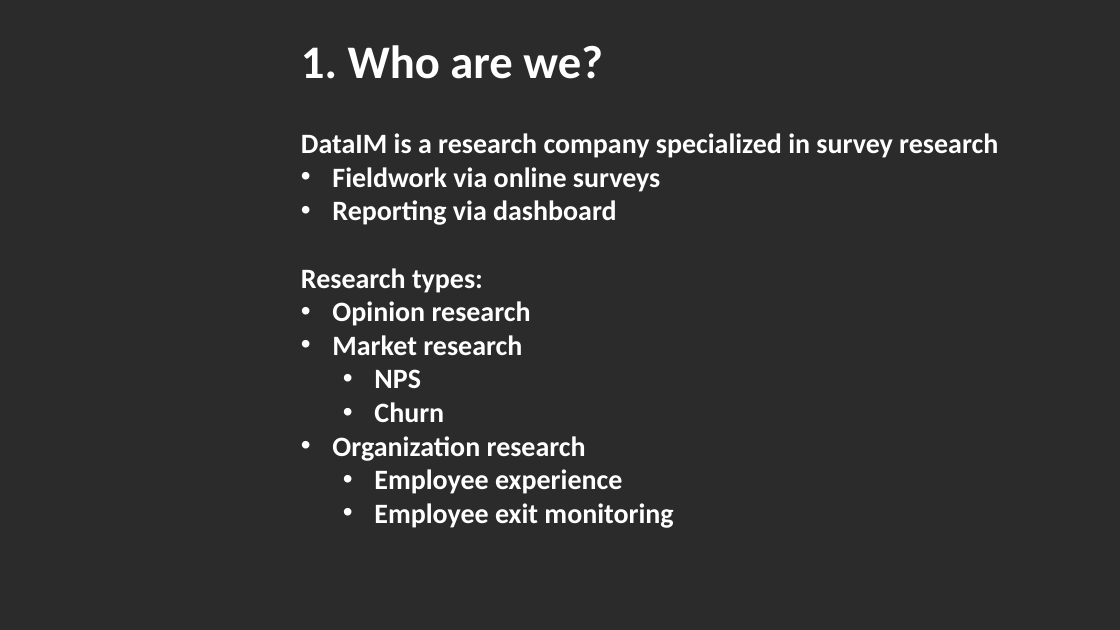
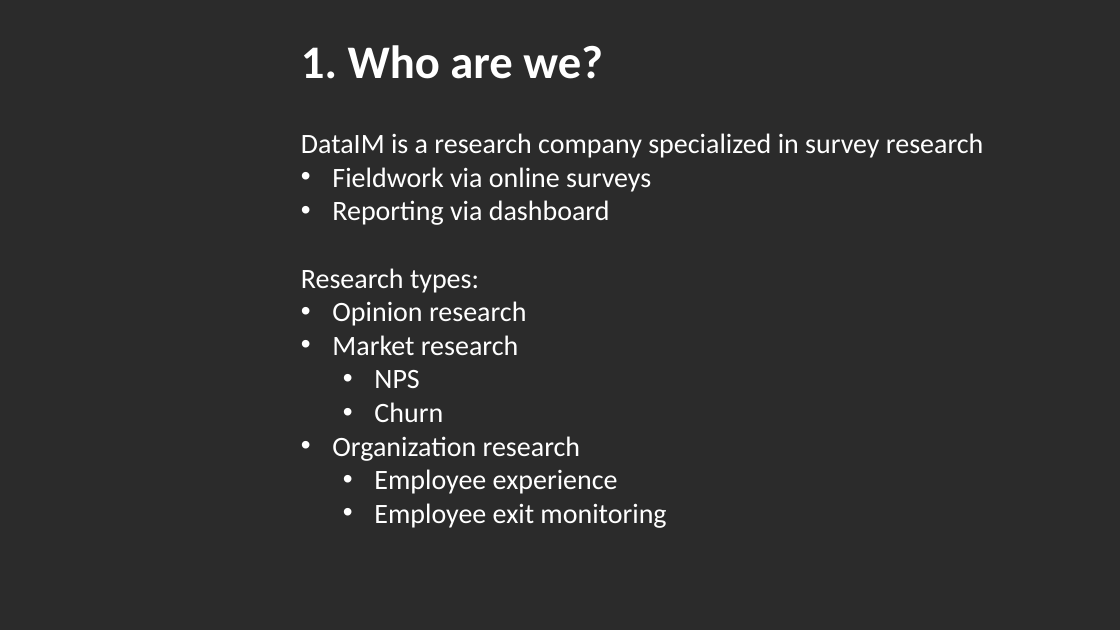
Before and after one commit to DataIMLabs/MIE2024, a slide deck: slide 4 of presentation/session1/MIE2024-DataIM-Masterclass-Session1.pptx. Drawn at 1120x630 pixels with LibreOffice and Linux fonts; fonts in the diff are those of the drawing; background and template pictures are left out; a plain dark background stands for a picture behind light text. Boxes give left, top, right and bottom in pixels: in the first picture for what was removed or moved away, otherwise in the second. Text is boxed around its words. In the diff, an @@ line names an element or a change of style, - is before the commit and + after.

```diff
--- a/presentation/session1/MIE2024-DataIM-Masterclass-Session1.pptx
+++ b/presentation/session1/MIE2024-DataIM-Masterclass-Session1.pptx
@@ text "DataIM is a research company ..." at <box>301,133,983,528</box>: bold off @@
```
Also in this commit, not shown: 2 other slides changed, 9 slides added, 6 slides removed, 6 other files.
